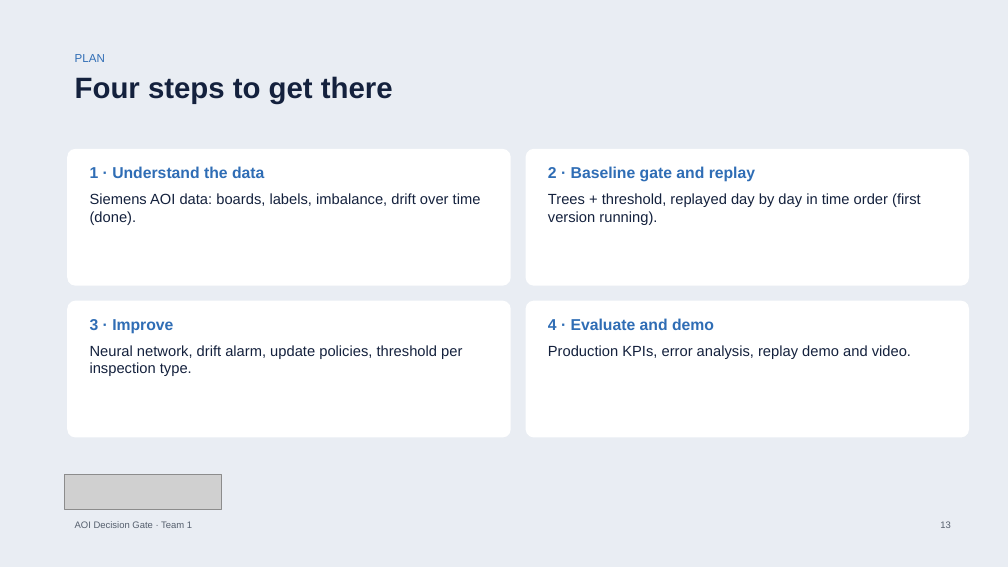
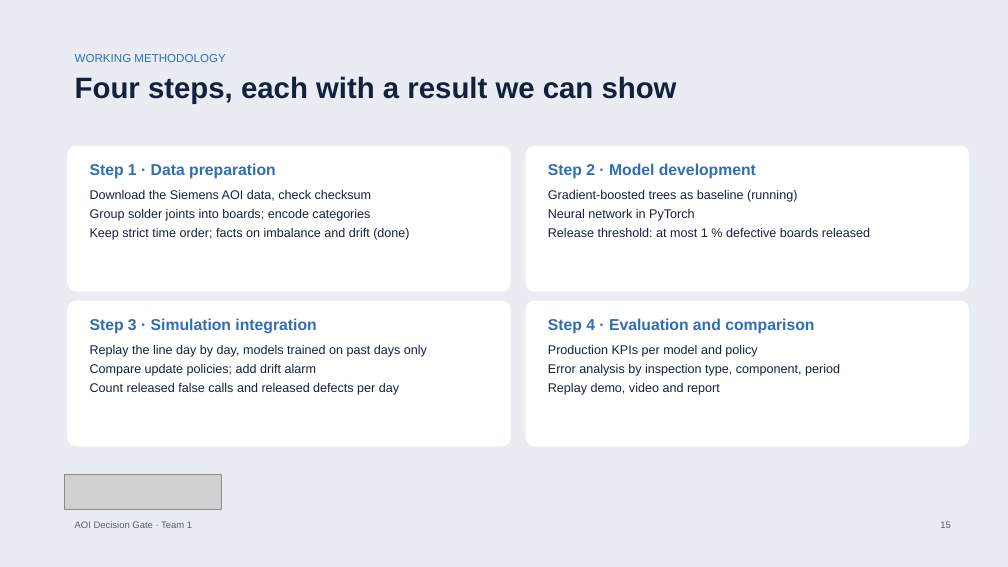
Before and after one commit to bodhi584/aoi-decision-gate, a slide deck: slide 15 of docs/slides_revised_topic.pptx (slide 13 before the commit). Drawn at 1008x567 pixels with LibreOffice and Linux fonts; fonts in the diff are those of the drawing; grey boxes stand for pictures. Boxes give left, top, right and bottom in pixels: in the first picture for what was removed or moved away, otherwise in the second. Text is boxed around its words. In the diff, an @@ line names an element or a change of style, - is before the commit and + after.

Commit message:
Slides: objectives, flow chart, working methodology, BOM quantities, safety checklist, future work

```diff
--- a/docs/slides_revised_topic.pptx
+++ b/docs/slides_revised_topic.pptx
@@ text at <box>75,54,225,62</box>: text changed @@
-PLAN
+WORKING METHODOLOGY
@@ text at <box>75,76,677,104</box>: text changed @@
-Four steps to get there
+Four steps, each with a result we can show
@@ rounded rectangle: place and size @@
-rounded rectangle at <box>67,149,511,286</box>
+rounded rectangle at <box>67,146,511,292</box>
@@ rounded rectangle: place and size @@
-rounded rectangle at <box>526,149,969,286</box>
+rounded rectangle at <box>526,146,969,292</box>
@@ text at <box>90,163,276,179</box>: text changed @@
-1 · Understand the data
+Step 1 · Data preparation
@@ text at <box>548,163,756,179</box>: text changed @@
-2 · Baseline gate and replay
+Step 2 · Model development
@@ text at <box>90,190,409,240</box>: text changed; size 14 to 12 pt @@
-Siemens AOI data: boards, labels, imbalance, drift over time (done).
+Download the Siemens AOI data, check checksum
+Group solder joints into boards; encode categories
+Keep strict time order; facts on imbalance and drift (done)
@@ text at <box>548,190,870,237</box>: text changed; size 14 to 12 pt @@
-Trees + threshold, replayed day by day in time order (first version running).
+Gradient-boosted trees as baseline (running)
+Neural network in PyTorch
+Release threshold: at most 1 % defective boards released
@@ rounded rectangle: place and size @@
-rounded rectangle at <box>67,301,511,438</box>
+rounded rectangle at <box>67,301,511,447</box>
@@ text at <box>90,318,316,334</box>: text changed @@
-3 · Improve
+Step 3 · Simulation integration
@@ rounded rectangle: place and size @@
-rounded rectangle at <box>526,301,969,438</box>
+rounded rectangle at <box>526,301,969,447</box>
@@ text at <box>548,318,814,334</box>: text changed @@
-4 · Evaluate and demo
+Step 4 · Evaluation and comparison
@@ text at <box>90,345,427,395</box>: text changed; size 14 to 12 pt @@
-Neural network, drift alarm, update policies, threshold per inspection type.
+Replay the line day by day, models trained on past days only
+Compare update policies; add drift alarm
+Count released false calls and released defects per day
@@ text at <box>548,345,840,395</box>: text changed; size 14 to 12 pt @@
-Production KPIs, error analysis, replay demo and video.
+Production KPIs per model and policy
+Error analysis by inspection type, component, period
+Replay demo, video and report
```
Also in this commit, not shown: 15 other slides changed, 3 slides added, 1 other file.
